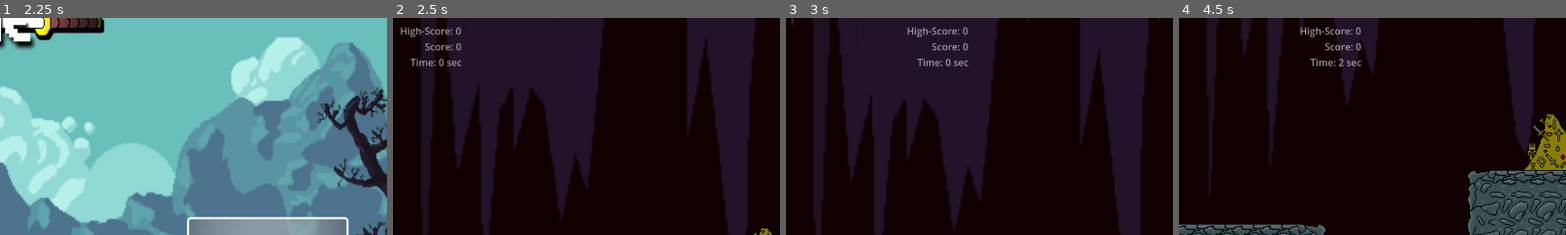
Above: before the commit, frames 1-4 (left to right).
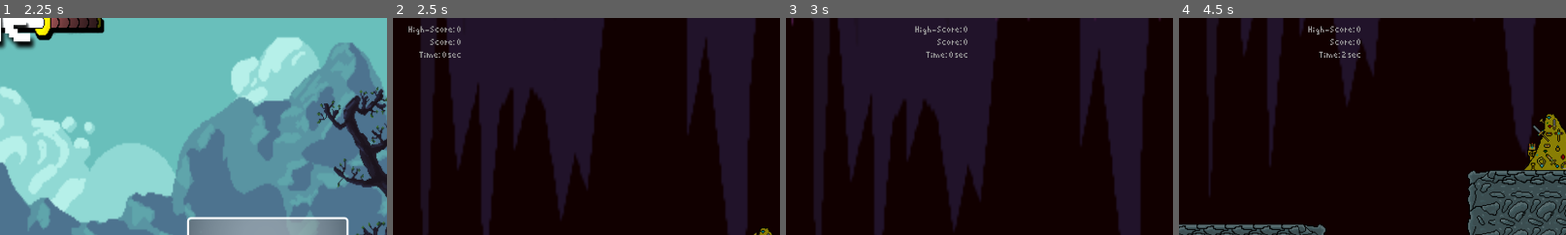
Above: after the commit, the same moments.

Repository: Neolanco/samurai-game
Game: Godot game, scene res://titlescreen.tscn
The game is run twice, just before and just after one commit, with the same random seed, the same clock (stepped at 60 frames per second) and the same inputs.
Inputs:
- Up to frame 1 (2.25 s): click "Start Game!" at 0.5 s; click "Start Game!" at 1.25 s; tap Enter (ui_accept) at 2 s; hold Right (ui_right) from 2.03 s (still down); hold Space from 2.03 s (still down)
- Up to frame 2 (2.5 s): keep holding Right (ui_right); keep holding Space; tap Enter (ui_accept) at 2.27 s
- Up to frame 3 (3 s): release Right (ui_right) at 2.78 s; release Space at 2.78 s; hold W from 2.78 s (still down); tap Shift at 2.85 s
- Up to frame 4 (4.5 s): keep holding W; tap Enter (ui_accept) at 3.02 s; hold Q 3.53-4.28 s; tap C at 4.35 s
The pictures show only the part of the screen within x 24-74%, y 22-72%; the shares and areas given below are measured in that part.

Frame 1 is identical in both runs. In frame 2, 1.0% of the frame differs, in the area x 2-18%, y 3-23%; in frame 3, 0.9%; in frame 4, 1.0%.

Commit message:
final fix (for now)

Diff:
--- a/main.tscn
+++ b/main.tscn
@@ -1,8 +1,9 @@
-[gd_scene load_steps=7 format=3 uid="uid://c1eor63wtdlft"]
+[gd_scene load_steps=8 format=3 uid="uid://c1eor63wtdlft"]
 
 [ext_resource type="Script" path="res://main.gd" id="1_3byd7"]
 [ext_resource type="PackedScene" uid="uid://bplbj3sfn2no5" path="res://player_1.tscn" id="1_kn2ah"]
 [ext_resource type="Texture2D" uid="uid://b2q8g3gt1tr3n" path="res://refrences/cave backgrounds/red_L1.png" id="3_ruq6u"]
+[ext_resource type="Theme" uid="uid://l2kuag675c7k" path="res://general theme.tres" id="3_sg7nn"]
 [ext_resource type="Texture2D" uid="uid://cqqepxfjd183v" path="res://refrences/cave backgrounds/red_L2.png" id="4_u10rw"]
 [ext_resource type="Texture2D" uid="uid://bdu5hw8cjnktr" path="res://refrences/cave backgrounds/red_L3.png" id="5_tkqpy"]
 [ext_resource type="Texture2D" uid="uid://cbue4nr1e2dlk" path="res://refrences/cave backgrounds/red_L4.png" id="6_ufp1h"]
@@ -20,6 +21,7 @@
 offset_top = -190.0
 offset_right = 366.0
 offset_bottom = -160.0
+theme = ExtResource("3_sg7nn")
 text = "Test"
 horizontal_alignment = 2
 
Not shown: 1 places in player_1.tscn that only renumber resources
Not shown: 1 places in titlescreen.tscn that only renumber resources
Not shown, changed: .gitignore
